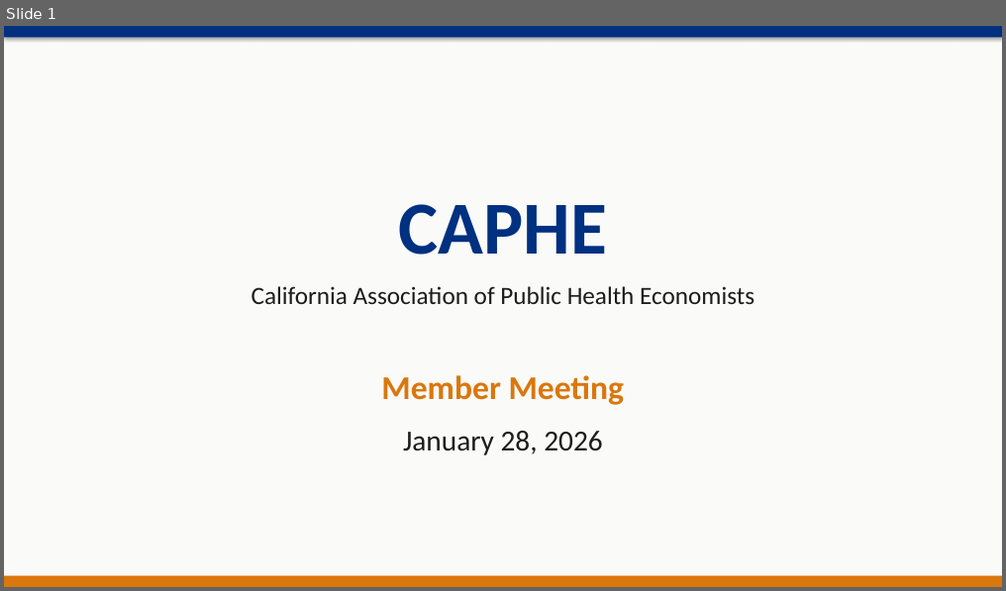
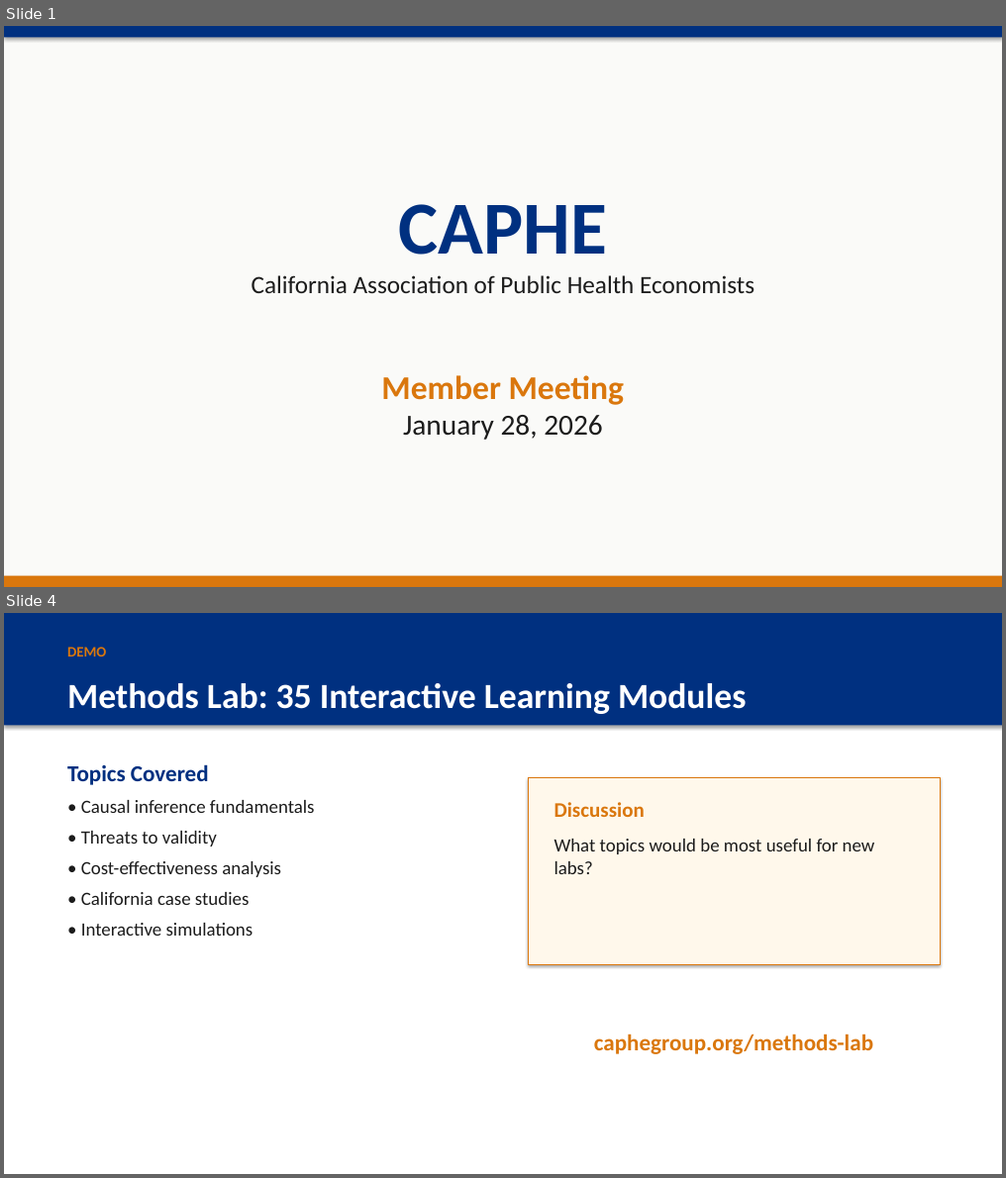
Before and after one commit to dphdame/caphe-website, a slide deck: outputs/presentations/CAPHE_Meeting_2026-01-28.pptx. Shown one above the other, each under a label of ours: slide 1 before the commit, slides 1 and 4 after it; the slides between them are not shown. The pictures are 1006x591 and 1006x1178 pixels, drawn with LibreOffice and Linux fonts; fonts in the diff are those of the drawing. Boxes give left, top, right and bottom in pixels: in the first picture for what was removed or moved away, otherwise in the second. Text is boxed around its words. In the diff, an @@ line names an element or a change of style, - is before the commit and + after.

```diff
--- a/outputs/presentations/CAPHE_Meeting_2026-01-28.pptx
+++ b/outputs/presentations/CAPHE_Meeting_2026-01-28.pptx
@@ slide 4 added at box(4, 613, 1002, 1174), background #FFFFFF @@
@@ rectangle added at box(4, 613, 1002, 725), fill #003080 @@
@@ text added at box(67, 647, 106, 657), 14 pt, text #DA770D, bold @@
+DEMO
@@ text added at box(67, 683, 746, 714), 34 pt, text #FFFFFF, bold @@
+Methods Lab: 35 Interactive Learning Modules
@@ text added at box(67, 764, 315, 936), 18 pt, text #1C1C1C @@
+Topics Covered
+• Causal inference fundamentals
+• Threats to validity
+• Cost-effectiveness analysis
+• California case studies
+• Interactive simulations
@@ rectangle added at box(528, 777, 940, 964), fill #FFF8EB, outline #DA770D 0.75 pt @@
@@ text added at box(554, 802, 875, 874), 18 pt, text #1C1C1C @@
+Discussion
+What topics would be most useful for new labs?
@@ text added at box(594, 1034, 873, 1055), 22 pt, text #DA770D, bold @@
+caphegroup.org/methods-lab
@@ slide 1 changed as well @@
@@ text at box(252, 275, 754, 293): less space between paragraphs @@
@@ text at box(403, 415, 602, 440): less space between paragraphs @@
```
Also in this commit, not shown: 1 other slide changed, 6 other slides added, 2 slides removed, 6 other files.
